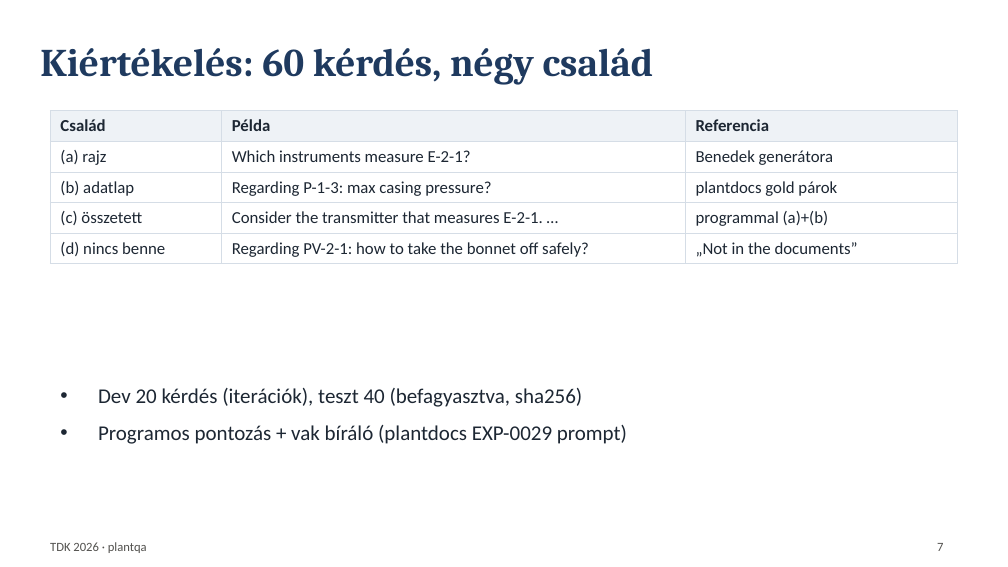
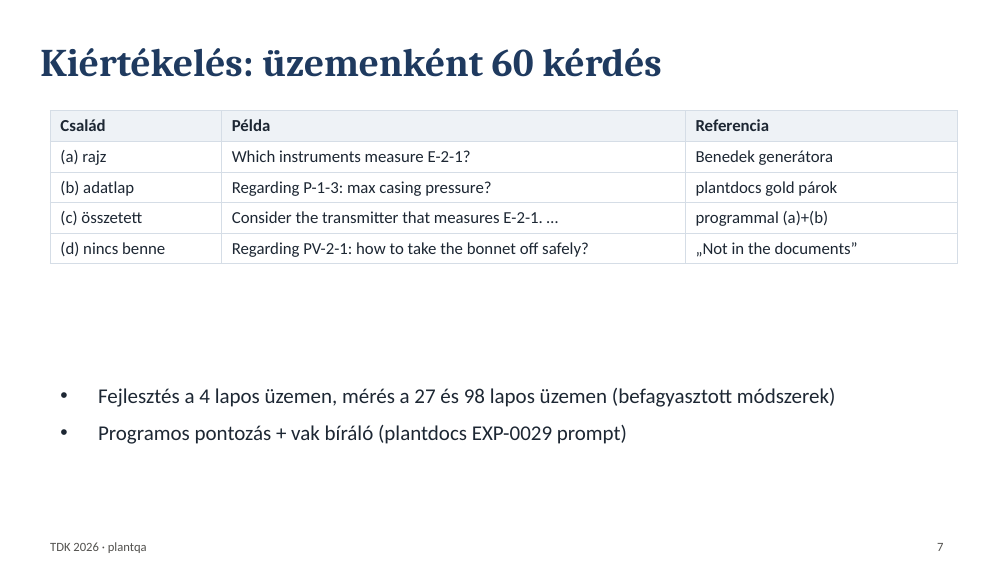
Before and after one commit to Pifu69/plantqa, a slide deck: slide 7 of eloadas/eloadas.pptx. Drawn at 1008x567 pixels with LibreOffice and Linux fonts; fonts in the diff are those of the drawing. Boxes give left, top, right and bottom in pixels: in the first picture for what was removed or moved away, otherwise in the second. Text is boxed around its words. In the diff, an @@ line names an element or a change of style, - is before the commit and + after.

```diff
--- a/eloadas/eloadas.pptx
+++ b/eloadas/eloadas.pptx
@@ text at (40, 48, 661, 77): text changed @@
-Kiértékelés: 60 kérdés, négy család
+Kiértékelés: üzemenként 60 kérdés
@@ text at (98, 388, 835, 407): text changed @@
-• Dev 20 kérdés (iterációk), teszt 40 (befagyasztva, sha256)
+• Fejlesztés a 4 lapos üzemen, mérés a 27 és 98 lapos üzemen (befagyasztott módszerek)
```
Also in this commit, not shown: 9 other slides changed, 3 other files.
